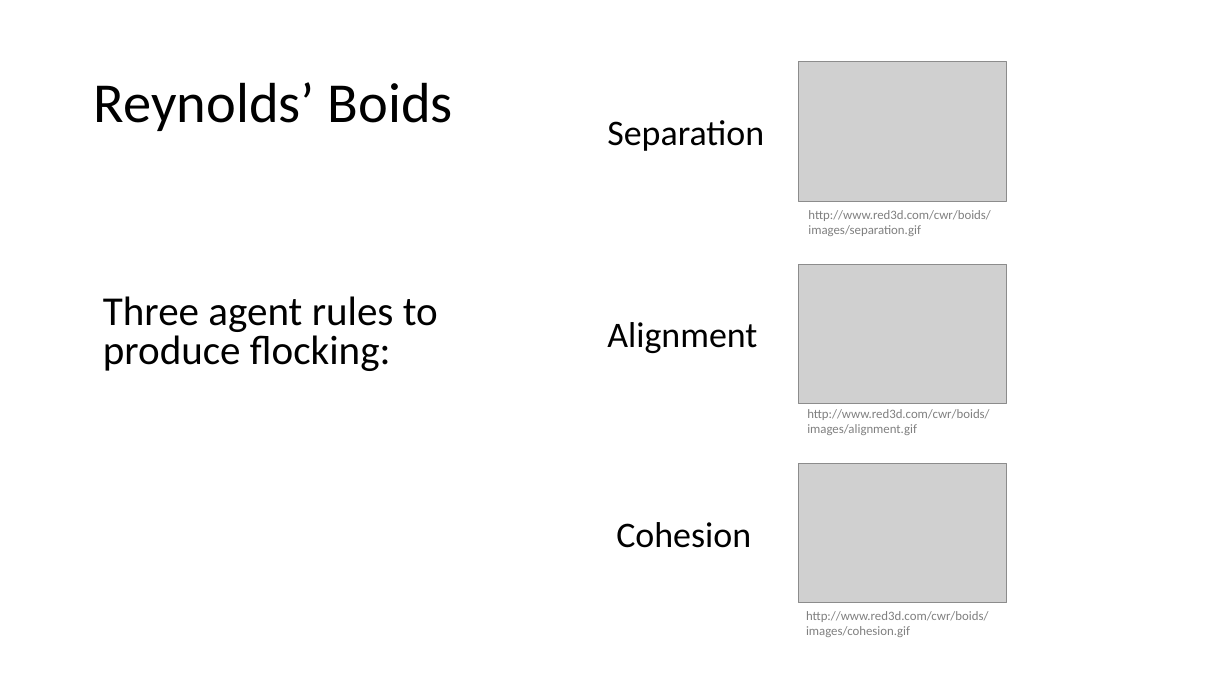
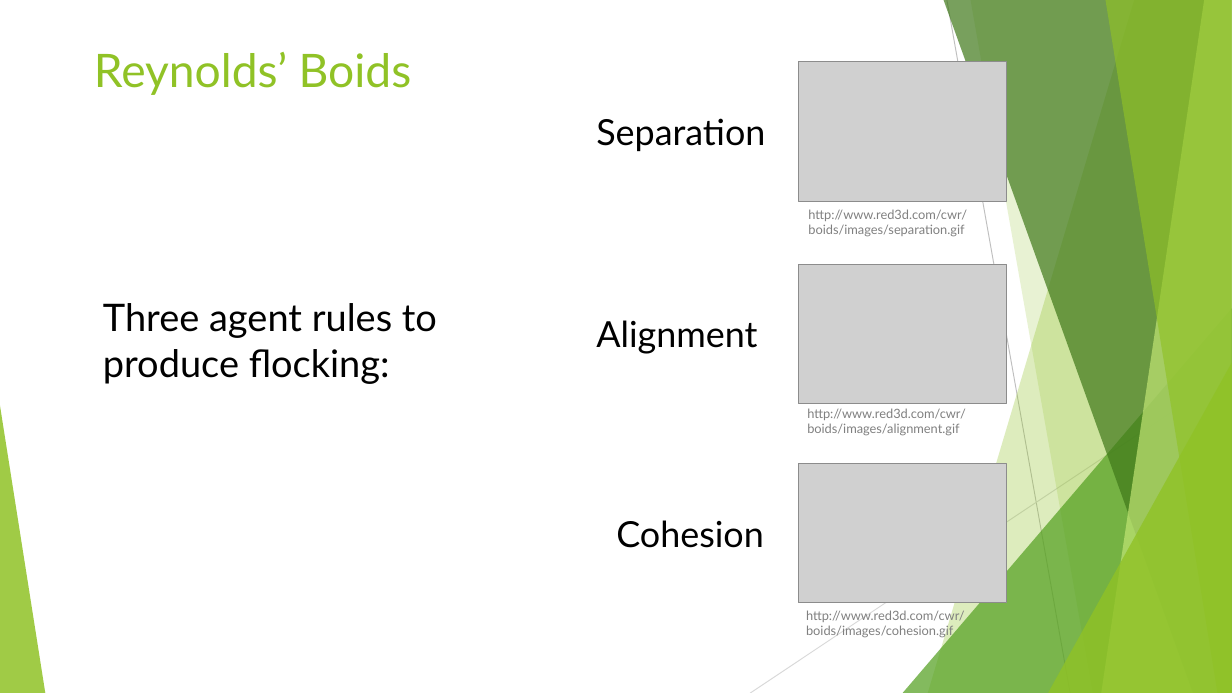
Before and after one commit to BenChurch/Fall2016, a slide deck: slide 15 of CISC879/ChapterPresentation/LectureSlidesCh8.pptx. Drawn at 1232x693 pixels with LibreOffice and Linux fonts; fonts in the diff are those of the drawing; grey boxes stand for pictures. Boxes give left, top, right and bottom in pixels: in the first picture for what was removed or moved away, otherwise in the second. Text is boxed around its words. In the diff, an @@ line names an element or a change of style, - is before the commit and + after.

```diff
--- a/CISC879/ChapterPresentation/LectureSlidesCh8.pptx
+++ b/CISC879/ChapterPresentation/LectureSlidesCh8.pptx
@@ title "Reynolds’ Boids" at (94,52,412,95): size 44 to 36 pt, font Calibri to Lato, text colour #000000 to #90C226; line spacing 0.9 to 1; vertical alignment middle to top @@
@@ font Calibri to Lato in 6 elements at (807,408,966,435), (808,209,967,236), (806,609,965,638), (616,520,763,548), (596,320,757,354), (596,118,765,151) @@
@@ text "Separation": place and size @@
-text "Separation" at (607,120,764,151)
+text "Separation" at (596,118,765,151)
@@ text "Three agent rules to produce ..." at (103,303,437,384): size 32 to 29.6 pt, font Calibri to Lato; line spacing 0.8 to 1 @@
@@ text "Alignment": place and size @@
-text "Alignment" at (607,322,757,353)
+text "Alignment" at (596,320,757,354)
@@ group added at (0,0,1232,693): 5 freeform shapes, 3 triangles, 2 lines @@
```
Also in this commit, not shown: 40 other slides changed, 1 slide added, 6 slides removed, 1 other file.
